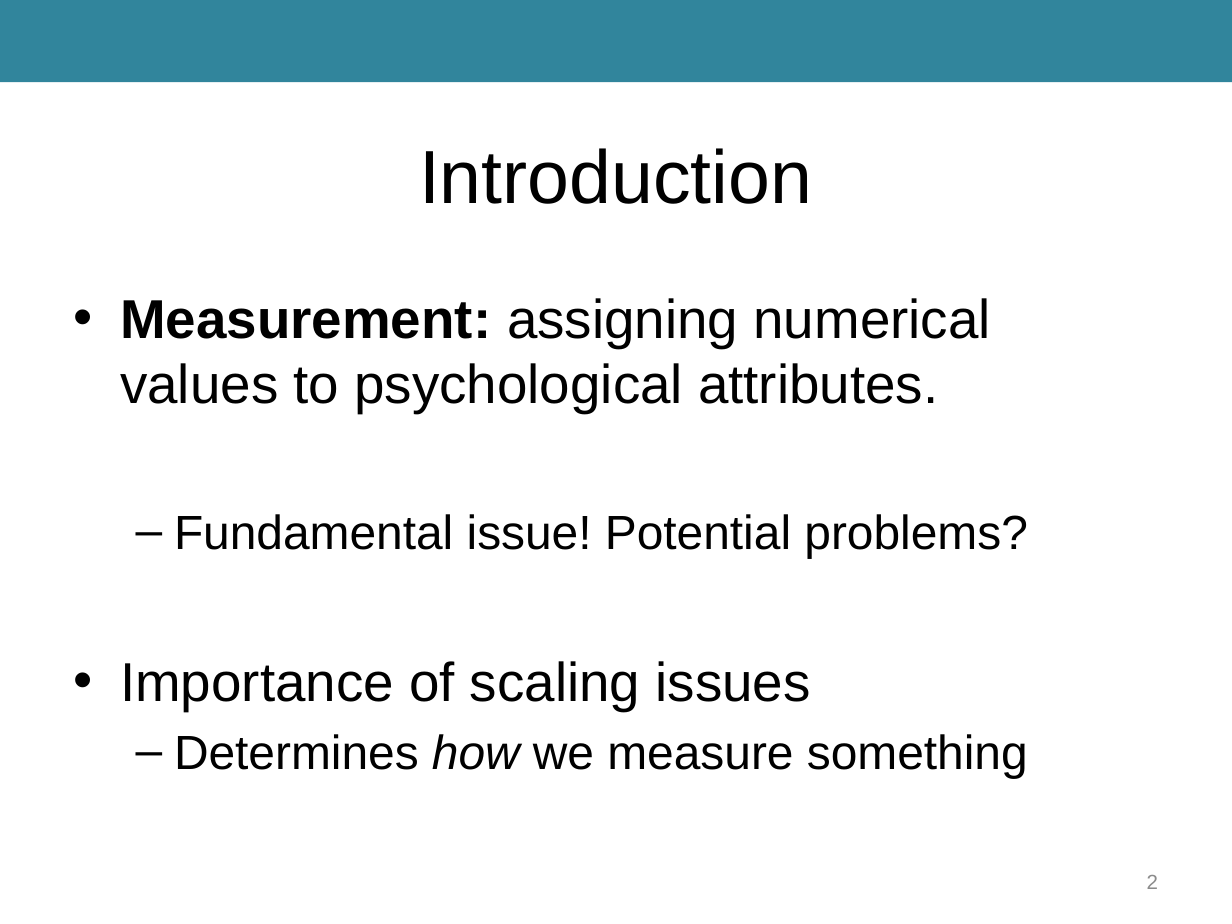
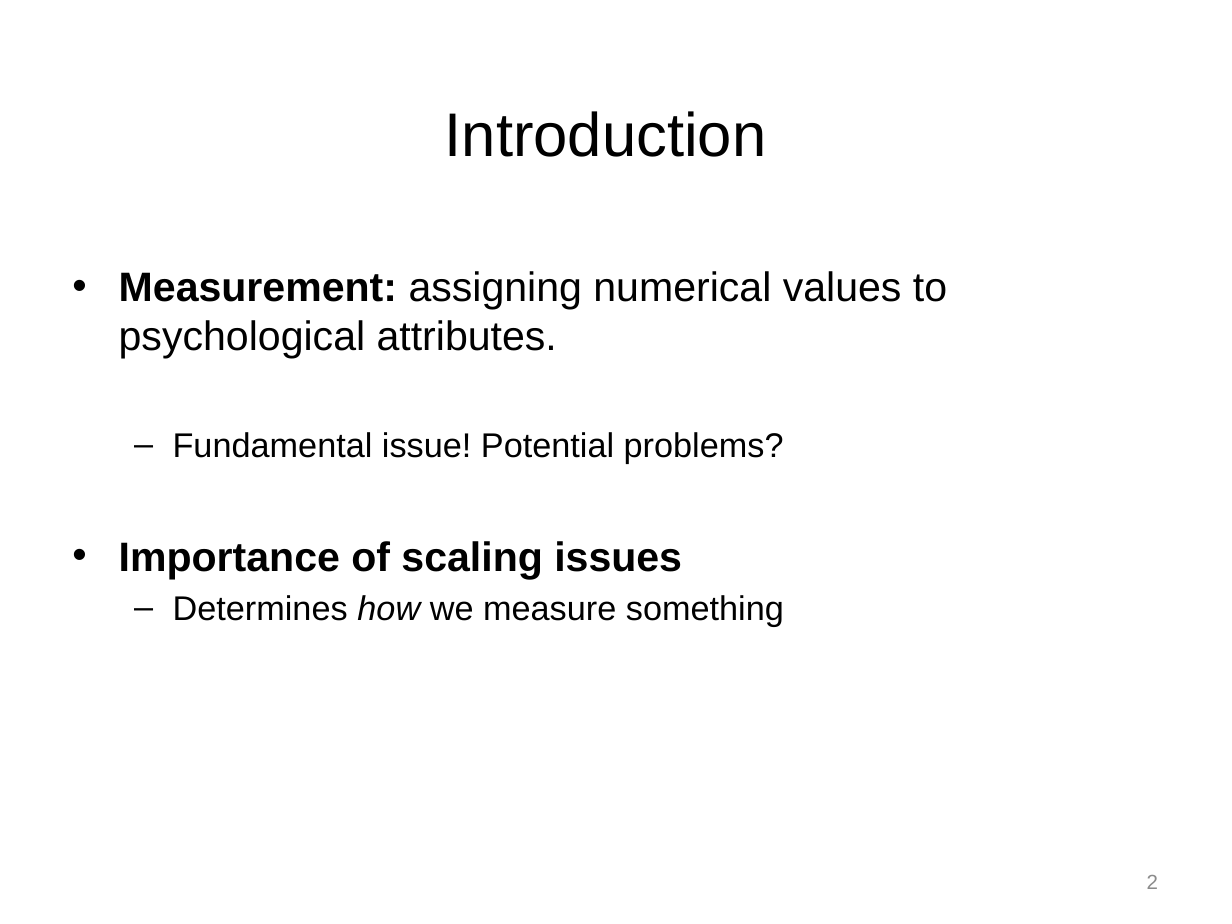
Before and after one commit to npm27/Teaching-Materials, a slide deck: slide 2 of Tests and Eval/Slides/2 Chapter 2.pptx. Drawn at 1232x924 pixels with LibreOffice and Linux fonts; fonts in the diff are those of the drawing. Boxes give left, top, right and bottom in pixels: in the first picture for what was removed or moved away, otherwise in the second. Text is boxed around its words. In the diff, an @@ line names an element or a change of style, - is before the commit and + after.

Commit message:
Update Tests and Measures

```diff
--- a/Tests and Eval/Slides/2 Chapter 2.pptx
+++ b/Tests and Eval/Slides/2 Chapter 2.pptx
@@ rectangle removed at <box>0,0,1232,83</box> @@
@@ title "Introduction": place and size @@
-title "Introduction" at <box>419,148,812,204</box>
+title "Introduction" at <box>445,111,767,157</box>
@@ title "Introduction" at <box>445,111,767,157</box>: size 44 to 36 pt @@
@@ text "Measurement: assigning numerical values to ...": place and size @@
-text "Measurement: assigning numerical values to ..." at <box>120,298,1028,778</box>
+text "Measurement: assigning numerical values to ..." at <box>119,271,947,626</box>
@@ text "Measurement: assigning numerical values to ..." at <box>119,271,947,626</box>: size 32 to 24 pt in "Measurement: assigning numerical values to psychological att ...", "Importance of scaling issues"; size 28 to 20 pt in "Fundamental issue! Potential problems?", "Determines how we measure something"; bold on in "Importance of scaling issues"; less space between paragraphs @@
```
Also in this commit, not shown: 23 other slides changed, 9 other files.
